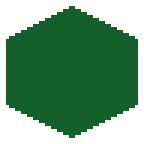
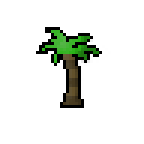
Comparing the layer stacks of the two 144 × 144 images. Changes:
added layer "shading light" (34%) above "Leaves outline" over <box>45,24,111,111</box>
added layer "Leaves outline" above "Outline" over <box>36,27,102,66</box>
added layer "Outline" above "Coloring" over <box>60,54,84,108</box>
added layer "Coloring" above "guide copy" over <box>42,30,99,105</box>
hid "green_selected.png" over <box>6,6,138,138</box>
